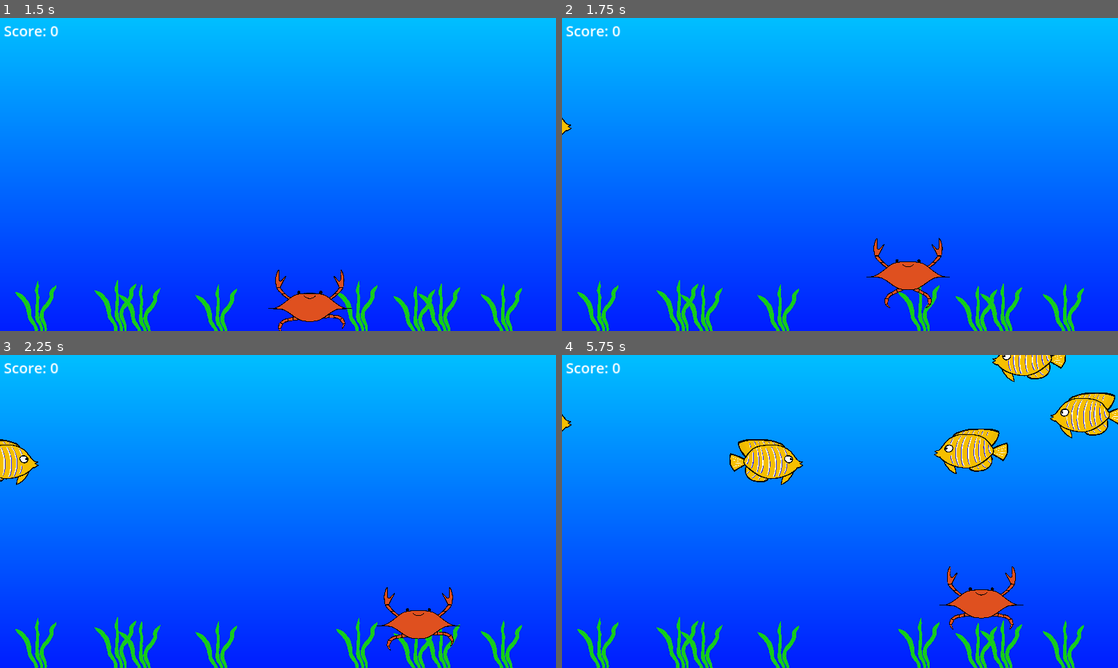
Above: before the commit, frames 1-4 (two rows, left to right).
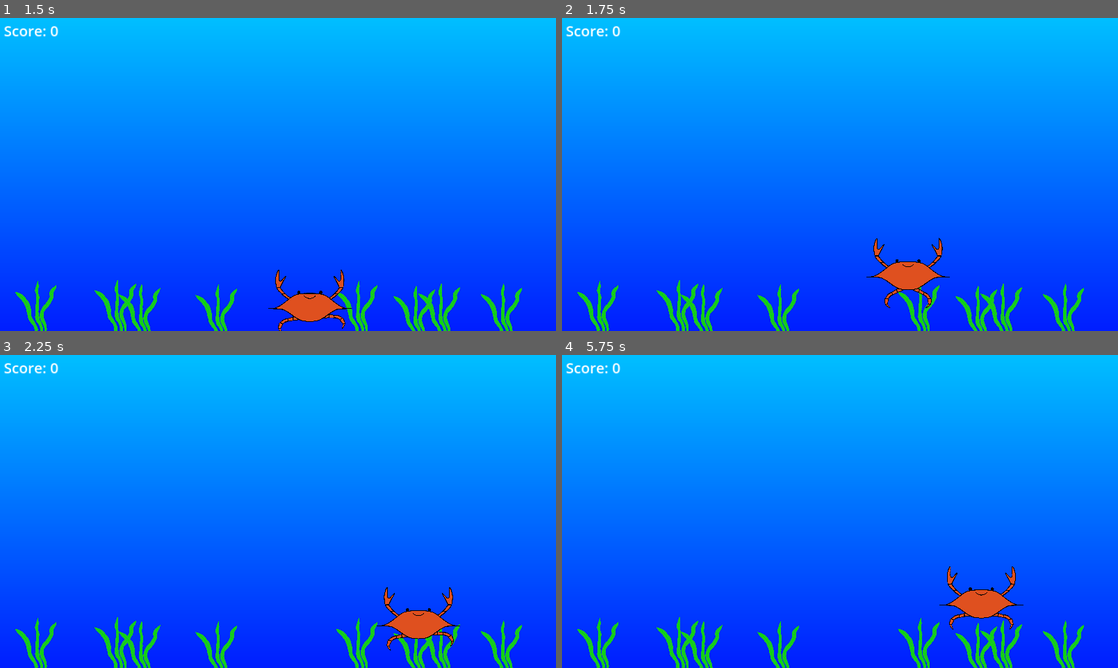
Above: after the commit, the same moments.

Repository: tkindy/crab-grab
Game: Godot game, scene res://scenes/main_menu.tscn
The game is run twice, just before and just after one commit, with the same random seed, the same clock (stepped at 60 frames per second) and the same inputs.
Inputs:
- Up to frame 1 (1.5 s): click "Start" at 0.5 s; tap Enter at 1.25 s; hold D (move_right) from 1.28 s (still down)
- Up to frame 2 (1.75 s): keep holding D (move_right); tap Space (jump) at 1.52 s
- Up to frame 3 (2.25 s): keep holding D (move_right)
- Up to frame 4 (5.75 s): tap Space (jump) at 2.27, 3.77, 4.52, 5.27 s; release D (move_right) at 2.78 s; hold A (move_left) 2.78-3.53 s; hold D (move_right) 3.53-5.03 s; hold A (move_left) from 5.03 s (still down)

Frame 1 is identical in both runs. In frame 2, less than 0.1% of the frame differs, in the area x 0-2%, y 31-38%; in frame 3, 0.6%; in frame 4, 4.6%, in the area x 0-100%, y 0-42%.
Error after the commit: Parse Error: Could not resolve super class path "res://abstract_fish.gd". (res://scenes/fish_2.gd:1)

Commit message:
Abstract out fish scene

Diff:
--- /dev/null
+++ b/scenes/abstract_fish.gd
@@ -0,0 +1,37 @@
+extends Area2D
+
+const SPEED = 120
+
+var moving_left: bool
+
+func _ready() -> void:
+  var half_width = get_width() / 2
+  $VisibleOnScreenNotifier2D.rect.position = Vector2(-half_width, 0)
+  $VisibleOnScreenNotifier2D.rect.end = Vector2(half_width, 0)
+
+  if moving_left:
+    position.x += half_width
+  else:
+    position.x -= half_width
+    scale.x = -1
+
+# Called every frame. 'delta' is the elapsed time since the previous frame.
+func _process(delta: float) -> void:
+  var x_change = SPEED * delta
+
+  if moving_left:
+    position.x -= x_change
+  else:
+    position.x += x_change
+
+
+func _on_body_entered(body: Node2D) -> void:
+  queue_free()
+
+
+func _on_visible_on_screen_notifier_2d_screen_exited() -> void:
+  queue_free()
+
+func get_width() -> int:
+  assert(false, "Not implemented")
+  return 0
--- /dev/null
+++ b/scenes/abstract_fish.tscn
@@ -0,0 +1,11 @@
+[gd_scene load_steps=2 format=3 uid="uid://8lidfeg1yhmh"]
+
+[ext_resource type="Script" path="res://scenes/abstract_fish.gd" id="1_27f5u"]
+
+[node name="AbstractFish" type="Area2D"]
+script = ExtResource("1_27f5u")
+
+[node name="VisibleOnScreenNotifier2D" type="VisibleOnScreenNotifier2D" parent="."]
+
+[connection signal="body_entered" from="." to="." method="_on_body_entered"]
+[connection signal="screen_exited" from="VisibleOnScreenNotifier2D" to="." method="_on_visible_on_screen_notifier_2d_screen_exited"]
--- /dev/null
+++ b/scenes/fish_2.gd
@@ -0,0 +1,5 @@
+extends "res://abstract_fish.gd"
+
+
+func get_width():
+  return $Sprite2D.texture.get_size().x * $Sprite2D.scale.x
--- /dev/null
+++ b/scenes/fish_2.tscn
@@ -0,0 +1,20 @@
+[gd_scene load_steps=5 format=3 uid="uid://c48ye2joq67yr"]
+
+[ext_resource type="PackedScene" uid="uid://8lidfeg1yhmh" path="res://scenes/abstract_fish.tscn" id="1_4e2g3"]
+[ext_resource type="Texture2D" uid="uid://degdf3hjmf48p" path="res://assets/Fish.png" id="2_kgeyi"]
+[ext_resource type="Script" path="res://scenes/fish_2.gd" id="2_rdd4l"]
+
+[sub_resource type="RectangleShape2D" id="RectangleShape2D_g1joj"]
+size = Vector2(154, 95)
+
+[node name="Fish2" instance=ExtResource("1_4e2g3")]
+collision_mask = 2
+script = ExtResource("2_rdd4l")
+
+[node name="Sprite2D" type="Sprite2D" parent="." index="1"]
+scale = Vector2(0.2, 0.2)
+texture = ExtResource("2_kgeyi")
+
+[node name="CollisionShape2D" type="CollisionShape2D" parent="." index="2"]
+position = Vector2(0, -0.5)
+shape = SubResource("RectangleShape2D_g1joj")
--- a/scenes/game.gd
+++ b/scenes/game.gd
@@ -1,7 +1,7 @@
 extends Node2D
 
 
-const FISH = preload("res://scenes/fish.tscn")
+const FISH = preload("res://scenes/fish_2.tscn")
 
 var score = 0
 
